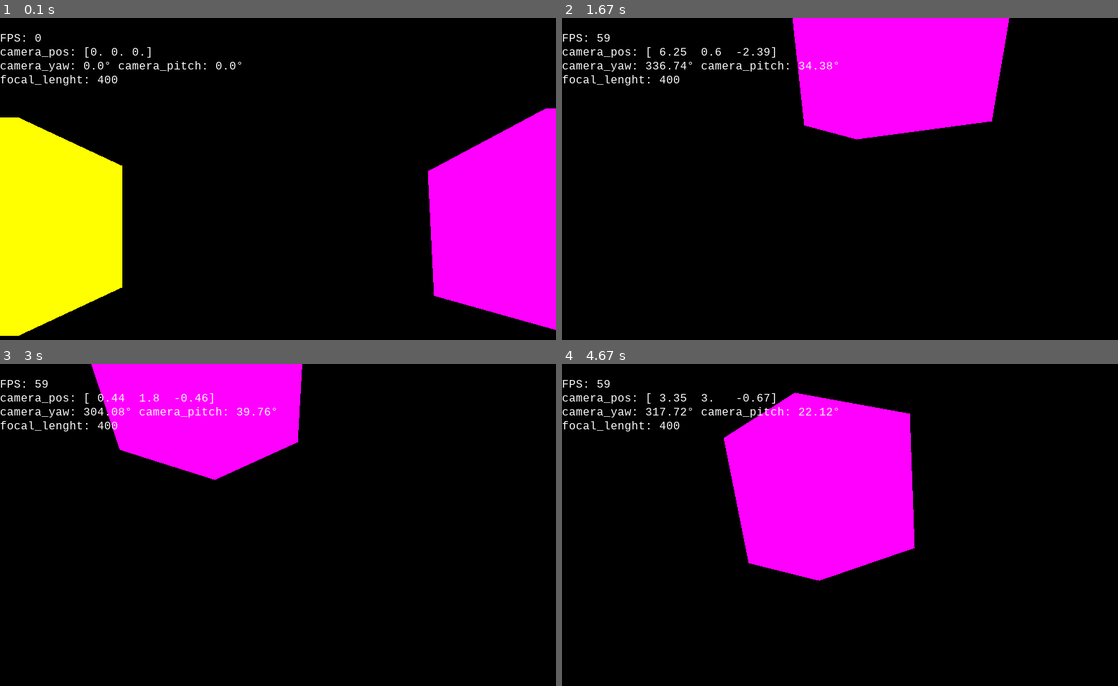
Above: before the commit, frames 1-4 (two rows, left to right).
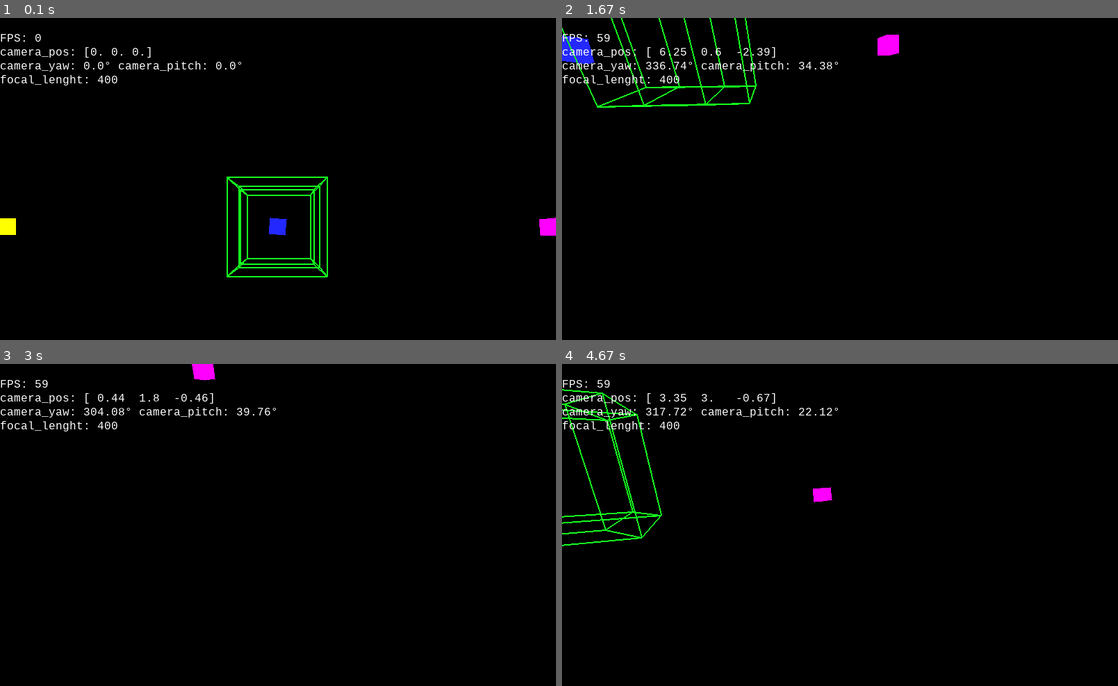
Above: after the commit, the same moments.

Repository: DoubleCitizen/pygame_3d_engine
Game: pygame game, started from main.py
Same seed, same stepped clock (60 frames per second), same inputs: the game is played once before the commit and once after it.
Inputs (mouse positions are in pixels of both pictures, inside the frame that each line leads up to):
- Up to frame 1 (0.1 s): no input
- Up to frame 2 (1.67 s): hold D 0.33-0.8 s; move the mouse to (817, 246) at 0.37 s; hold W 0.83-1.13 s; move the mouse to (1017, 214) at 0.87 s; tap Space at 0.9, 1.23, 1.53 s; tap Shift at 0.98 s; hold D 1.17-1.63 s; move the mouse to (706, 230) at 1.2 s
- Up to frame 3 (3 s): hold A 1.67-2.2 s; move the mouse to (105, 508) at 1.7 s; tap Space at 1.73, 2.03, 2.3, 2.63, 2.93 s; hold S 2.23-2.53 s; move the mouse to (361, 428) at 2.27 s; tap Shift at 2.38 s; hold A 2.57-2.97 s; move the mouse to (344, 608) at 2.6 s
- Up to frame 4 (4.67 s): hold W 3-3.37 s; move the mouse to (851, 431) at 3.03 s; tap Space at 3.07, 3.47, 3.77, 4.13, 4.53 s; hold D 3.4-4.03 s; move the mouse to (639, 560) at 3.43 s; tap Shift at 3.55 s; hold S 4.07-4.43 s; move the mouse to (845, 615) at 4.1 s; hold A from 4.47 s (still down); move the mouse to (823, 502) at 4.5 s

The runs differ from the first frame. In frame 1, 25% of the frame differs, in the area x 0-100%, y 28-99%; in frame 2, 14%; in frame 3, 10%; in frame 4, 17%.

Commit message:
Add Tesseract class and enhance 3D object handling with 4D coordinates and rotation

Diff:
--- a/camera.py
+++ b/camera.py
@@ -32,7 +32,7 @@
 
     return np.array([screen_x, screen_y], dtype=float), np.array([X, Y, Z], dtype=float), is_visible
 
-def project_3d_to_2d_linear(XYZ: np.ndarray, focal_length, screen_width, screen_height, camera_pos: np.ndarray, angle_yaw: float = 0, angle_pitch: float = 0) -> tuple[None | np.ndarray, None | np.ndarray, bool]:
+def project_3d_to_2d_linear(XYZ: np.ndarray, focal_length, screen_width, screen_height, camera_pos: np.ndarray, angle_yaw: float = 0, angle_pitch: float = 0, angle_roll: float = 0) -> tuple[None | np.ndarray, None | np.ndarray, bool]:
 
     # 1. Вычитаем позицию камеры (делаем камеру центром мира)
     relative_XYZ = XYZ - camera_pos
@@ -41,6 +41,7 @@
     # 2. Поворачиваем мир в противоположную сторону от взгляда мыши
     yaw = -angle_yaw
     pitch = -angle_pitch
+    roll = angle_roll
 
     # Вращение влево-вправо
     X_new = X * np.cos(yaw) - Z * np.sin(yaw)
@@ -51,6 +52,11 @@
     Y_new = Y * np.cos(pitch) - Z * np.sin(pitch)
     Z_new = Y * np.sin(pitch) + Z * np.cos(pitch)
     Y, Z = Y_new, Z_new
+
+    # # Вращение в бока влево-вправо (сверхну-вниз)
+    Y_new = Y * np.cos(roll) - X * np.sin(roll)
+    X_new = Y * np.sin(roll) + X * np.cos(roll)
+    Y, X = Y_new, X_new
 
     if Z <= 0:
         Z = 0.00000001
@@ -65,6 +71,16 @@
     is_visible = (0 <= screen_x <= screen_width) and (0 <= screen_y <= screen_height)
 
     return np.array([screen_x, screen_y], dtype=float), np.array([X, Y, Z], dtype=float), is_visible
+
+def project_4d_to_3d(XYZW: np.ndarray, focal_length_4d, D=3.0):
+    X, Y, Z, W = XYZW
+
+    # Сжимаем 4D в 3D за счет гипер-перспективы W
+    X_3d = (X * focal_length_4d) / (W + D)
+    Y_3d = (Y * focal_length_4d) / (W + D)
+    Z_3d = (Z * focal_length_4d) / (W + D)
+
+    return np.array([X_3d, Y_3d, Z_3d], dtype=float)
 
 def project_3d_to_2d_matrix(XYZ: np.ndarray, focal_length, screen_width, screen_height, camera_pos: np.ndarray, angle_yaw: float = 0, angle_pitch: float = 0) -> tuple[None | np.ndarray, None | np.ndarray, bool]:
     # 1. Вычитаем позицию камеры (делаем камеру центром мира)
--- a/main.py
+++ b/main.py
@@ -4,6 +4,7 @@
 import numpy as np
 import my_math
 from objects.cube import Cube
+from objects.tesseract import Tesseract
 from pygame_ext.renderer_3d import Renderer3D
 
 # 1. Настройки окна
@@ -77,8 +78,10 @@
 # 1. Получаем смещение мыши с прошлого кадра (dx, dy)
 # dx - движение по горизонтали, dy - по вертикали
 
-cube1 = Cube(np.array([255, 255, 0]), np.array([-20, 0, 20], dtype=float), 10)
-cube2 = Cube(np.array([255, 0, 255]), np.array([20, 0, 20], dtype=float), 10)
+cube1 = Cube(np.array([255, 255, 0]), np.array([-20, 0, 20], dtype=float), 1)
+cube2 = Cube(np.array([255, 0, 255]), np.array([20, 0, 20], dtype=float), 1)
+cube3 = Cube(np.array([35, 40, 255]), np.array([0, 0, 20], dtype=float), 1)
+tesseract = Tesseract(np.array([20, 255, 30]), np.array([0, 0, 120, 0], dtype=float), 5)
 
 renderer_3d = Renderer3D(SCREEN_WIDTH, SCREEN_HEIGHT)
 # Главный цикл
@@ -185,6 +188,10 @@
     cube1.rotate_in(my_math.grad2rad(1))
     renderer_3d.draw_object(cube2, screen, FOCAL, camera_pos, camera_yaw, camera_pitch)
     cube2.rotate_in(0, my_math.grad2rad(1))
+    renderer_3d.draw_object(cube3, screen, FOCAL, camera_pos, camera_yaw, camera_pitch)
+    cube3.rotate_in(0, 0, my_math.grad2rad(1))
+    renderer_3d.draw_object(tesseract, screen, FOCAL, camera_pos, camera_yaw, camera_pitch)
+    tesseract.rotate_in(hyper_yaw=0.01, hyper_roll=0.005)
 
     fps_text = f"FPS: {int(clock.get_fps())}"
     camera_pos_text = f"camera_pos: {np.round(camera_pos, 2)}"
--- a/objects/base_objects.py
+++ b/objects/base_objects.py
@@ -7,10 +7,13 @@
         self._color = color
         self._coords3d: list[np.ndarray] = []
         self._coords3d_local: list[np.ndarray] = []
+        self._coords4d: list[np.ndarray] = []
+        self._coords4d_local: list[np.ndarray] = []
         self._edges: tuple[tuple] = ()
         self._faces: tuple[tuple] = ()
         self._yaw: float = 0
         self._pitch: float = 0
+        self._roll: float = 0
         self._center: float = 0
 
     def get_edges(self) -> tuple[tuple]:
@@ -25,44 +28,54 @@
     def get_facets_normals(self) -> list[np.ndarray]:
         normals: list = []
         for face in self._faces:
-            AB = self.get_pos3d()[face[0]] - self.get_pos3d()[face[1]]
-            BC = self.get_pos3d()[face[0]] - self.get_pos3d()[face[1]]
+            # ИСПРАВЛЕНО: Берем три разные последовательные вершины грани
+            AB = self.get_pos3d()[face[1]] - self.get_pos3d()[face[0]]
+            BC = self.get_pos3d()[face[2]] - self.get_pos3d()[face[1]]
             N = np.cross(AB, BC)
             normals.append(N)
         return normals
 
-    def get_pos3d(self) -> tuple[np.ndarray]:
+    def get_pos3d(self) -> list[np.ndarray]:
         if not self._is_created:
             self._create()
             if not self._coords3d_local:
-                self._coords3d_local = copy.deepcopy(self._coords3d) - self._center
+                if len(self._coords3d) > 0:
+                    self._coords3d_local = copy.deepcopy(self._coords3d) - self._center
             self._is_created = True
         return self._coords3d
 
-    def set_rotate(self, yaw, pitch):
+    def get_pos4d(self) -> list[np.ndarray]:
+        if not self._is_created:
+            self._create()
+        return self._coords4d
+
+    def set_rotate(self, yaw, pitch, roll):
         self._yaw = yaw
         self._pitch = pitch
+        self._roll = roll
         for i in range(len(self._coords3d_local)):
             X, Y, Z = self._coords3d_local[i]
-            # Вращение влево-вправо
+
             X_new = X * np.cos(yaw) - Z * np.sin(yaw)
             Z_new = X * np.sin(yaw) + Z * np.cos(yaw)
             X, Z = X_new, Z_new
 
-            # Вращение вверх-вниз
             Y_new = Y * np.cos(pitch) - Z * np.sin(pitch)
             Z_new = Y * np.sin(pitch) + Z * np.cos(pitch)
             Y, Z = Y_new, Z_new
 
+            Y_new = Y * np.cos(roll) - X * np.sin(roll)
+            X_new = Y * np.sin(roll) + X * np.cos(roll)
+            Y, X = Y_new, X_new
+
             Pworld_new = np.array([X, Y, Z], dtype=float) + self._center
-
-            # self._coords3d[i] = np.array([X, Y, Z], dtype=float)
             self._coords3d[i] = Pworld_new
 
-    def rotate_in(self, yaw: float = 0, pitch: float = 0):
+    def rotate_in(self, yaw: float = 0, pitch: float = 0, roll: float = 0):
         self._yaw += yaw
         self._pitch += pitch
-        self.set_rotate(self._yaw, self._pitch)
+        self._roll += roll
+        self.set_rotate(self._yaw, self._pitch, self._roll)
 
     def _create(self):
         pass
--- /dev/null
+++ b/objects/tesseract.py
@@ -0,0 +1,126 @@
+from objects.base_objects import BaseObjects3D
+import numpy as np
+import copy
+
+class Tesseract(BaseObjects3D):
+    def __init__(self, color: np.ndarray, center4d: np.ndarray, radius: float):
+        super().__init__(color)
+        self._center4d: np.ndarray = center4d
+        self._radius: float = radius
+        # Заглушка для базового класса, чтобы не падал при проверках центра
+        self._center = center4d[:3]
+
+        self._hyper_yaw: float = 0
+        self._hyper_pitch: float = 0
+        self._hyper_roll: float = 0
+
+    def _create(self):
+        if not self._is_created:
+            x0 = self._radius / 2  # Честное 4D смещение вершин
+
+            # Наполняем локальные 4D координаты (Вкруг нуля!)
+            self._coords4d_local.append(np.array([-x0, -x0, -x0, -x0], dtype=float))
+            self._coords4d_local.append(np.array([+x0, -x0, -x0, -x0], dtype=float))
+            self._coords4d_local.append(np.array([-x0, +x0, -x0, -x0], dtype=float))
+            self._coords4d_local.append(np.array([+x0, +x0, -x0, -x0], dtype=float))
+            self._coords4d_local.append(np.array([-x0, -x0, +x0, -x0], dtype=float))
+            self._coords4d_local.append(np.array([+x0, -x0, +x0, -x0], dtype=float))
+            self._coords4d_local.append(np.array([-x0, +x0, +x0, -x0], dtype=float))
+            self._coords4d_local.append(np.array([+x0, +x0, +x0, -x0], dtype=float))
+
+            self._coords4d_local.append(np.array([-x0, -x0, -x0, +x0], dtype=float))
+            self._coords4d_local.append(np.array([+x0, -x0, -x0, +x0], dtype=float))
+            self._coords4d_local.append(np.array([-x0, +x0, -x0, +x0], dtype=float))
+            self._coords4d_local.append(np.array([+x0, +x0, -x0, +x0], dtype=float))
+            self._coords4d_local.append(np.array([-x0, -x0, +x0, +x0], dtype=float))
+            self._coords4d_local.append(np.array([+x0, -x0, +x0, +x0], dtype=float))
+            self._coords4d_local.append(np.array([-x0, +x0, +x0, +x0], dtype=float))
+            self._coords4d_local.append(np.array([+x0, +x0, +x0, +x0], dtype=float))
+
+            # Инициализируем списки мировых координат нужной длины
+
+            self._coords3d = [np.zeros(3) for _ in range(16)]
+            self._coords4d = [np.zeros(4) for _ in range(16)]
+
+            # Твои идеальные ребра и грани
+            self._edges = (
+                (0, 1), (1, 3), (3, 2), (0, 2), (4, 5), (5, 7), (7, 6), (4, 6), (0, 4), (1, 5), (2, 6), (3, 7),
+                (8, 9), (9, 11), (11, 10), (8, 10), (12, 13), (13, 15), (15, 14), (12, 14), (8, 12), (9, 13), (10, 14), (11, 15),
+                (0, 8), (1, 9), (2, 10), (3, 11), (4, 12), (5, 13), (6, 14), (7, 15)
+            )
+
+            # self._faces = (
+            #     (0, 1, 3, 2), (4, 5, 7, 6), (0, 4, 6, 2), (0, 1, 5, 4), (1, 5, 7, 3), (2, 3, 7, 6),
+            #     (8, 9, 11, 10), (12, 13, 15, 14), (8, 12, 14, 10), (8, 9, 13, 12), (9, 13, 15, 11), (10, 11, 15, 14),
+            #     (0, 1, 9, 8), (1, 3, 11, 9), (3, 2, 10, 11), (0, 2, 10, 8),
+            #     (4, 5, 13, 12), (5, 7, 15, 13), (7, 6, 14, 15), (4, 6, 14, 12),
+            #     (0, 4, 12, 8), (1, 5, 13, 9), (2, 6, 14, 10), (3, 7, 15, 11)
+            # )
+            self._is_created = True
+
+    def get_pos3d(self) -> list[np.ndarray]:
+        if not self._is_created:
+            self._create()
+        # Возвращаем актуальные спроецированные 3D точки, которые посчитал метод set_rotate
+        return self._coords3d
+
+    def set_rotate(self, yaw, pitch, roll, hyper_yaw=0, hyper_pitch=0, hyper_roll=0):
+        self._yaw = yaw
+        self._pitch = pitch
+        self._roll = roll
+        self._hyper_yaw = hyper_yaw
+        self._hyper_pitch = hyper_pitch
+        self._hyper_roll = hyper_roll
+
+        D = 30.0          # Дистанция удаления в 4D мире
+        focal_4d = 200.0  # Фокусное расстояние для 4D проекции
+
+        for i in range(len(self._coords4d_local)):
+            X, Y, Z, W = self._coords4d_local[i]  # ИСПРАВЛЕНО: Честная 4D распаковка
+
+            # --- 3D ВРАЩЕНИЯ ---
+            X_new = X * np.cos(yaw) - Z * np.sin(yaw)
+            Z_new = X * np.sin(yaw) + Z * np.cos(yaw)
+            X, Z = X_new, Z_new
+
+            Y_new = Y * np.cos(pitch) - Z * np.sin(pitch)
+            Z_new = Y * np.sin(pitch) + Z * np.cos(pitch)
+            Y, Z = Y_new, Z_new
+
+            Y_new = Y * np.cos(roll) - X * np.sin(roll)
+            X_new = Y * np.sin(roll) + X * np.cos(roll)
+            Y, X = Y_new, X_new
+
+            # --- 4D ГИПЕР-ВРАЩЕНИЯ ---
+            W_new = W * np.cos(hyper_yaw) - Z * np.sin(hyper_yaw)
+            Z_new = W * np.sin(hyper_yaw) + Z * np.cos(hyper_yaw)
+            W, Z = W_new, Z_new
+
+            Y_new = Y * np.cos(hyper_pitch) - W * np.sin(hyper_pitch)
+            W_new = Y * np.sin(hyper_pitch) + W * np.cos(hyper_pitch)
+            Y, W = Y_new, W_new
+
+            W_new = W * np.cos(hyper_roll) - X * np.sin(hyper_roll)
+            X_new = W * np.sin(hyper_roll) + X * np.cos(hyper_roll)
+            W, X = W_new, X_new
+
+            # Перенос 4D точки в мировые координаты
+            self._coords4d[i] = np.array([X, Y, Z, W], dtype=float) + self._center4d
+
+            # --- ПЕРСПЕКТИВНАЯ ПРОЕКЦИЯ (4D -> 3D) ---
+            # Сжимаем четвертое измерение W в привычное трехмерное пространство Z
+            X_3d = (X * focal_4d) / (W + D)
+            Y_3d = (Y * focal_4d) / (W + D)
+            Z_3d = (Z * focal_4d) / (W + D)
+
+            # Сохраняем результат + 3D центр объекта в мире
+            self._coords3d[i] = np.array([X_3d, Y_3d, Z_3d], dtype=float) + self._center4d[:3]
+
+    def rotate_in(self, yaw: float = 0, pitch: float = 0, roll: float = 0, hyper_yaw: float = 0, hyper_pitch: float = 0, hyper_roll: float = 0):
+        self._yaw += yaw
+        self._pitch += pitch
+        self._roll += roll
+        self._hyper_yaw += hyper_yaw
+        self._hyper_pitch += hyper_pitch
+        self._hyper_roll += hyper_roll
+        self.set_rotate(self._yaw, self._pitch, self._roll, self._hyper_yaw, self._hyper_pitch, self._hyper_roll)
--- a/pygame_ext/renderer_3d.py
+++ b/pygame_ext/renderer_3d.py
@@ -1,8 +1,6 @@
 import pygame
 import numpy as np
-import my_math
 from objects.base_objects import BaseObjects3D
-from objects.cube import Cube
 from camera import project_3d_to_2d_linear
 
 class Renderer3D:
@@ -11,29 +9,39 @@
 
     def draw_object(self, obj: BaseObjects3D, screen, focal_lenght, camera_pos, angle_yaw, angle_pitch):
         points2d_coords = []
-        point3d_coords = obj.get_pos3d()
+        point3d_coords = obj.get_pos3d()  # Тессеракт отдаст уже готовые 3D проекции!
+
+        # Проецируем 3D точки на 2D экран камеры
         for point3d_coord in point3d_coords:
-            points2d_coords.append(project_3d_to_2d_linear(point3d_coord, focal_lenght, self._screen_width, self._screen_height, camera_pos, angle_yaw, angle_pitch)[0])
+            proj_res = project_3d_to_2d_linear(point3d_coord, focal_lenght, self._screen_width, self._screen_height, camera_pos, angle_yaw, angle_pitch)
+            points2d_coords.append(proj_res[0])
 
         faces = obj.get_faces()
         edges = obj.get_edges()
         normals = obj.get_facets_normals()
-        # for edge, normal in zip(edges, normals):
-        #     N = normal
-        #     A = point3d_coords[edge[0]]
-        #     V = A - camera_pos
-        #     D = V @ N
 
+        # Отрисовка полигонов (если они есть)
         for face, edge, normal in zip(faces, edges, normals):
             N = normal
             A = point3d_coords[edge[0]]
             V = A - camera_pos
-            D = V @ N
-            if my_math.rad2grad(D) < 90:
-                if points2d_coords[face[0]] is not None and points2d_coords[face[1]] is not None and points2d_coords[face[2]] is not None and points2d_coords[face[3]] is not None:
-                    pygame.draw.polygon(screen, obj.get_color(), [points2d_coords[face[0]], points2d_coords[face[1]], points2d_coords[face[2]], points2d_coords[face[3]]])
-            else:
-                print("I not to draw plane!")
+            D = np.dot(V, N) # Честное скалярное произведение векторов
+
+            # ИСПРАВЛЕНО: Если скалярное произведение меньше нуля — грань смотрит на камеру
+            if True or D < 0:
+                if (points2d_coords[face[0]] is not None and
+                    points2d_coords[face[1]] is not None and
+                    points2d_coords[face[2]] is not None and
+                    points2d_coords[face[3]] is not None):
+
+                    pygame.draw.polygon(screen, obj.get_color(), [
+                        points2d_coords[face[0]],
+                        points2d_coords[face[1]],
+                        points2d_coords[face[2]],
+                        points2d_coords[face[3]]
+                    ])
+
+        # Если у объекта нет граней (только каркас), рисуем линиями
         if not faces:
             for edge in edges:
                 if points2d_coords[edge[0]] is not None and points2d_coords[edge[1]] is not None:
Not shown, changed: .gitignore
